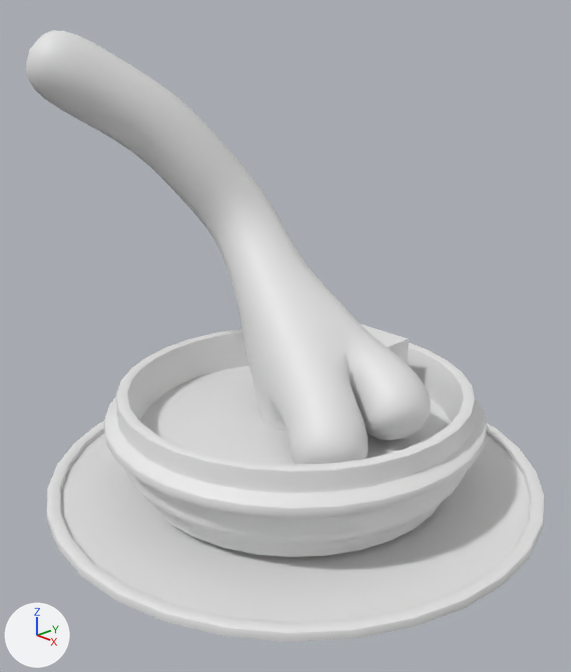
The Blender file design/bonsai.blend as it was, and as the next commit left it.
The view is the same before and after, from a 50 mm lens placed at (3.36, -3.25, 2.58), pointed at (0.05, -0.13, 0.93). The lights are fixed; the arrows at lower left show +X, +Y and +Z.
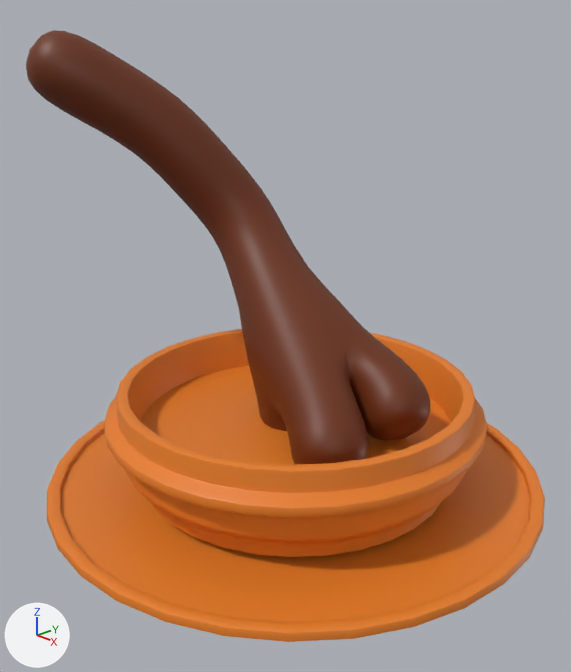
What differs and where, as boxes (x1, y1, x2, y2) in the pictures (571 x 672 px):
'Cylinder.001', recoloured (white to orange)
    both: (47, 421, 545, 642)
'Cylinder', recoloured (white to orange)
    both: (104, 329, 487, 557)
'Plane', recoloured (white to brown)
    both: (26, 30, 431, 465)
'Cube', deleted
    before: (361, 324, 409, 364)

The edits, one by one:
Material 'Material.003' (mat_material_003) is new.
Its base color is (0.152, 0.0272, 0.00276) (brown #6d2e09).
Material 'Material.001' (mat_material_001) is new.
Its base color is (0.8, 0.212, 0.0185) (orange #e77f25).
me_cylinder has 896 vertices, 866 faces and spans x -1.21..1.21, y -1.21..1.21, z -0.05..0.56.
me_cylinder now uses material mat_material_001 (orange #e77f25).
me_cylinder_001 has 256 vertices, 226 faces and spans x -1.6..1.6, y -1.6..1.6, z -0.03..0.03.
me_cylinder_001 now uses material mat_material_001 (orange #e77f25).
me_plane has 9 vertices, 0 faces, 8 loose edges and spans x -1.48..0.76, y -0.88..0.3, z 0.03..2.59.
me_plane now uses material mat_material_003 (brown #6d2e09).
Object 'Cube' (ob_cube) is deleted.
